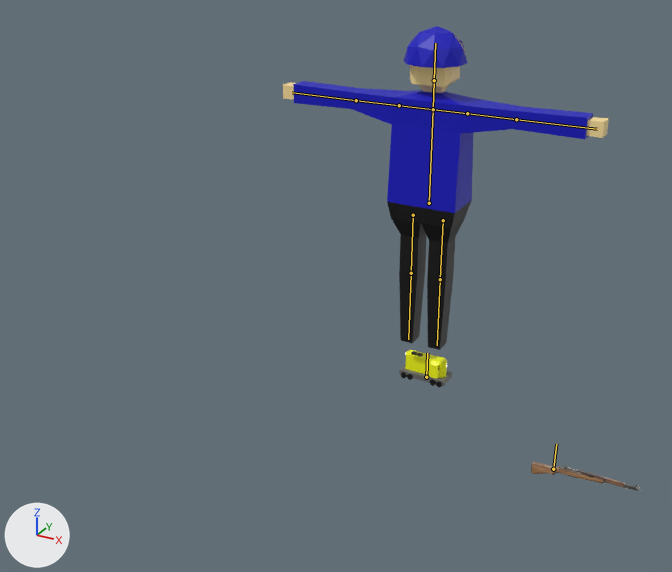
The Blender file mdlsrc/lucas.blend, before and after one commit.
Rendered twice from a 50 mm camera at (11.5, -27.7, 15.0) aimed at (-0.9, -5.2, 3.8). Lighting does not change. The marker at lower left points along +X, +Y and +Z. The bones that bend it are drawn over the model as lines.
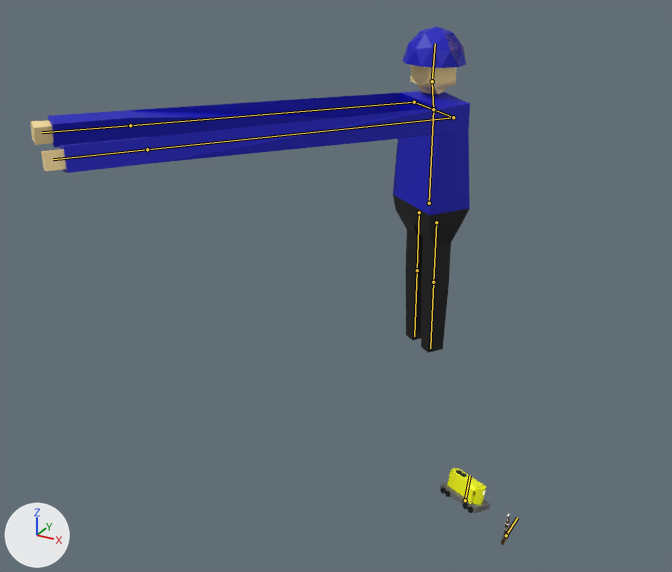
The newer file adds an action. The first version stands in its rest pose; the second is drawn at frame 30 of the action 'Action'.

The change in detail:
Bone 'Among us bone' (bone_among_us_bone) moves from (0.0, 0.0, 0.0) to (0.02, 0.0, 0.0).
Bone 'Among us bone' (bone_among_us_bone) turns from (0, 0, 0) to (0, -35, 0) degrees about its own x, y and z.
Bone 'Luarm' (bone_luarm) turns from (0, 0, 0) to (91, 0, -77) degrees about its own x, y and z.
Bone 'Luarm' (bone_luarm) is rescaled from (1.0, 1.0, 1.0) to (1.0, 6.0, 1.0).
Bone 'LLarm' (bone_llarm) is rescaled from (1.0, 1.0, 1.0) to (1.0, 0.17, 1.0).
Bone 'Ruarm' (bone_ruarm) turns from (0, 0, 0) to (92, 0, 81) degrees about its own x, y and z.
Bone 'Ruarm' (bone_ruarm) is rescaled from (1.0, 1.0, 1.0) to (1.0, 6.0, 1.0).
Bone 'Rlarm' (bone_rlarm) is rescaled from (1.0, 1.0, 1.0) to (1.0, 0.17, 1.0).
Bone 'necc' (bone_necc) turns from (0, 0, 0) to (7, 24, 1) degrees about its own x, y and z.
Bone 'Head' (bone_head) turns from (0, 0, 0) to (-10, -26, 2) degrees about its own x, y and z.
Bone 'Rthigh' (bone_rthigh) moves from (0.0, 0.0, 0.0) to (0.09, 0.0, 0.31).
Bone 'Rthigh' (bone_rthigh) turns from (0, 0, 0) to (0, 35, 0) degrees about its own x, y and z.
Bone 'Lthigh' (bone_lthigh) moves from (0.0, 0.0, 0.0) to (-0.1, 0.0, -0.31).
Bone 'Lthigh' (bone_lthigh) turns from (0, 0, 0) to (0, 35, 0) degrees about its own x, y and z.
Bone 'Bone' (bone_bone) moves from (0.0, 0.0, 0.0) to (2.35, -3.55, 1.64).
Bone 'Bone' (bone_bone) turns from (0, 0, 0) to (-11, -25, 0) degrees about its own x, y and z.
Bone 'Bone.001' (bone_bone_001) moves from (0.0, 0.0, 0.0) to (-0.45, -0.57, 3.37).
Bone 'Bone.001' (bone_bone_001) turns from (0, 0, 0) to (-97, -37, 79) degrees about its own x, y and z.
Bone 'Bone.001' (bone_bone_001) is rescaled from (1.0, 1.0, 1.0) to (0.68, 0.68, 0.68).

Boxes [x1, y1, x2, y2] around the edits, measured in the pictures (672 x 572 px):
'Plane', posed (35% wider)
    before: [283, 26, 609, 350]
    after: [31, 27, 470, 353]
'Cube', posed (21% taller)
    before: [399, 350, 452, 387]
    after: [440, 468, 490, 513]
'Plane.001', posed
    before: [531, 461, 641, 491]
    after: [500, 513, 510, 545]
bone 'Luarm', root to tip
    before: (467, 113) to (516, 119)
    after: (453, 117) to (147, 149)
bone 'LLarm', root to tip
    before: (516, 119) to (597, 129)
    after: (147, 149) to (53, 159)
bone 'Ruarm', root to tip
    before: (399, 105) to (356, 100)
    after: (414, 102) to (130, 125)
bone 'Rlarm', root to tip
    before: (356, 100) to (292, 92)
    after: (130, 125) to (42, 132)
bone 'necc', root to tip
    before: (433, 109) to (434, 80)
    after: (433, 109) to (432, 81)
bone 'Head', root to tip
    before: (434, 80) to (435, 43)
    after: (432, 81) to (435, 43)
bone 'Rthigh', root to tip
    before: (413, 215) to (411, 273)
    after: (419, 212) to (417, 270)
bone 'Lthigh', root to tip
    before: (443, 220) to (440, 279)
    after: (436, 222) to (433, 282)
bone 'Bone', root to tip
    before: (426, 377) to (427, 353)
    after: (465, 500) to (470, 475)
bone 'Bone.001', root to tip
    before: (553, 469) to (556, 444)
    after: (506, 535) to (517, 517)
